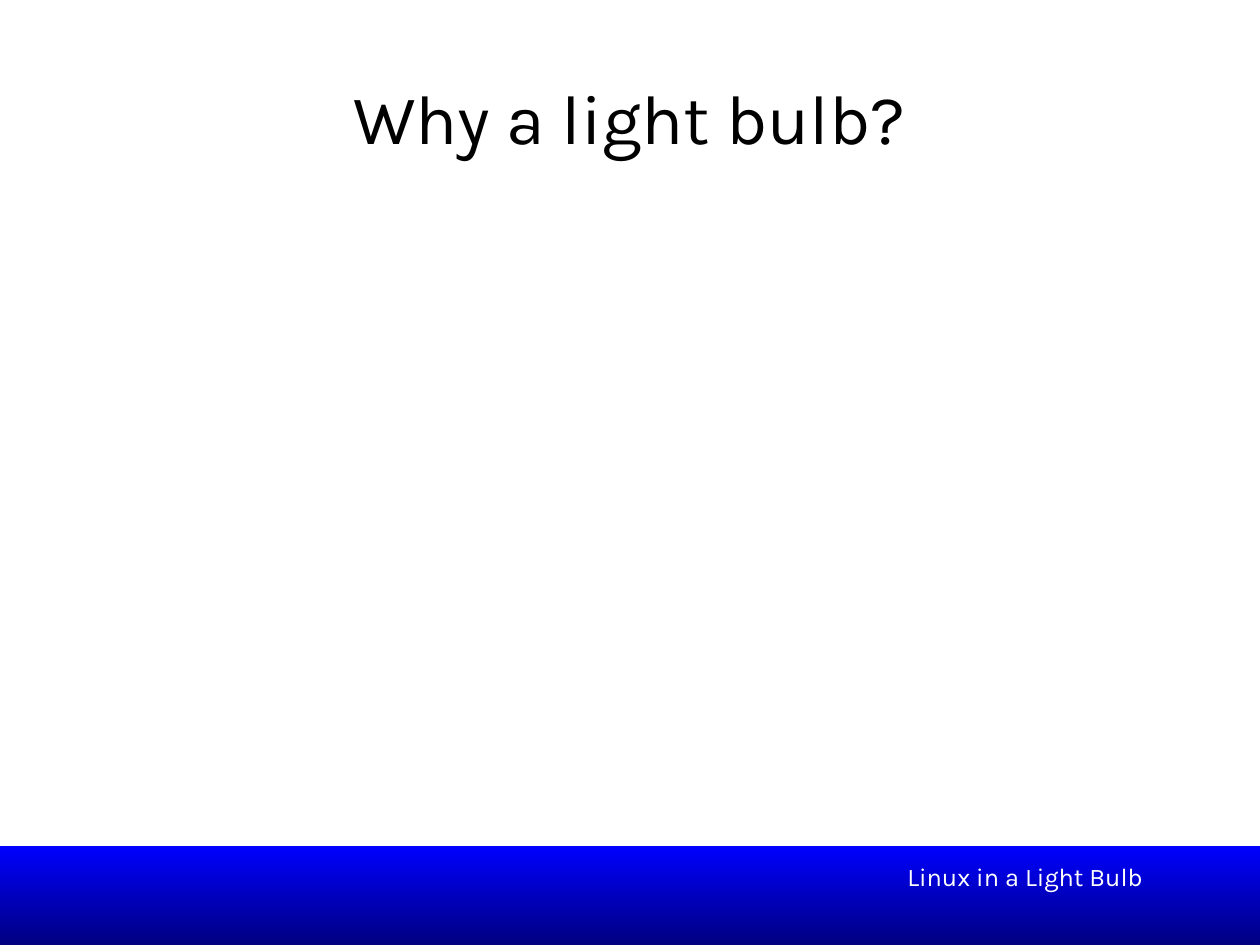
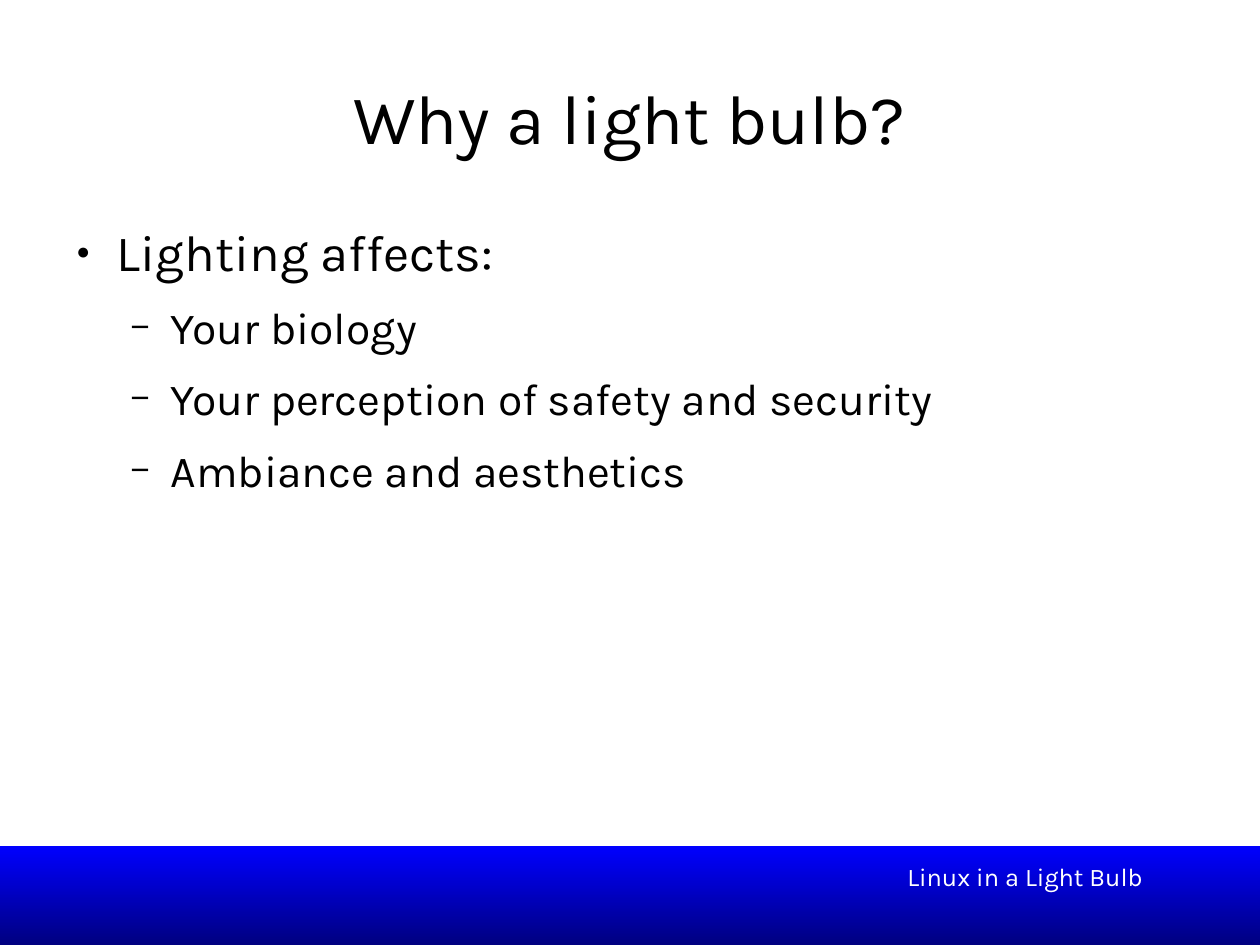
Before and after one commit to smipi1/elce2015, a slide deck: slide 19 of presentations/Linux_In_a_Lightbulb-Where_are_we_on_tinification-ELCE2015.odp (slide 17 before the commit). Drawn at 1260x945 pixels with LibreOffice and Linux fonts; fonts in the diff are those of the drawing; background and template pictures are left out. Boxes give left, top, right and bottom in pixels: in the first picture for what was removed or moved away, otherwise in the second. Text is boxed around its words. In the diff, an @@ line names an element or a change of style, - is before the commit and + after.

Commit message:
Adds lisht-bulb use cases

```diff
--- a/presentations/Linux_In_a_Lightbulb-Where_are_we_on_tinification-ELCE2015.odp
+++ b/presentations/Linux_In_a_Lightbulb-Where_are_we_on_tinification-ELCE2015.odp
@@ text added at bbox=[117, 236, 932, 488], 28 pt, text #000000 @@
+● Lighting affects:
+  − Your biology
+  − Your perception of safety and security
+  − Ambiance and aesthetics
```
Also in this commit, not shown: 2 other slides changed, 3 slides added.
